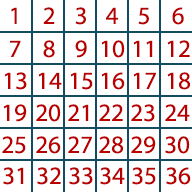
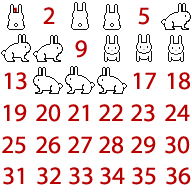
Two versions of the same layered image (192px x 192px). Layer-by-layer changes:
added layer "Layer 7 copy" above "Layer 7" over [7, 4, 25, 30]
added layer "Layer 7" above "Layer 6" over [103, 4, 121, 30]
added layer "Layer 6" above "Layer 5 copy" over [71, 2, 89, 30]
added layer "Layer 5 copy" above "Layer 5" over [104, 35, 120, 62]
added layer "Layer 5" above "Layer 4" over [168, 35, 184, 62]
added layer "Layer 4" above "Layer 3 copy 3" over [136, 34, 152, 62]
added layer "Layer 3 copy 3" above "Layer 3 copy" over [161, 3, 191, 30]
added layer "Layer 3 copy" above "Layer 3 copy 2" over [33, 35, 63, 62]
added layer "Layer 3 copy 2" above "Layer 3" over [33, 67, 63, 94]
added layer "Layer 3" above "Layer 2 copy" over [97, 67, 127, 94]
added layer "Layer 2 copy" above "Layer 2" over [1, 34, 31, 62]
added layer "Layer 2" above "36" over [65, 66, 95, 94]
hid "16" over [101, 72, 125, 90]
hid "15" over [70, 72, 93, 90]
hid "14" over [38, 72, 62, 89]
hid "12" over [167, 40, 190, 57]
hid "11" over [133, 40, 153, 57]
hid "10" over [101, 40, 125, 58]
hid "8" over [43, 40, 55, 58]
hid "7" over [10, 40, 21, 57]
hid "6" over [172, 7, 184, 25]
hid "4" over [106, 7, 118, 24]
hid "3" over [75, 7, 86, 25]
removed layer "Background" over [0, 0, 192, 192]
